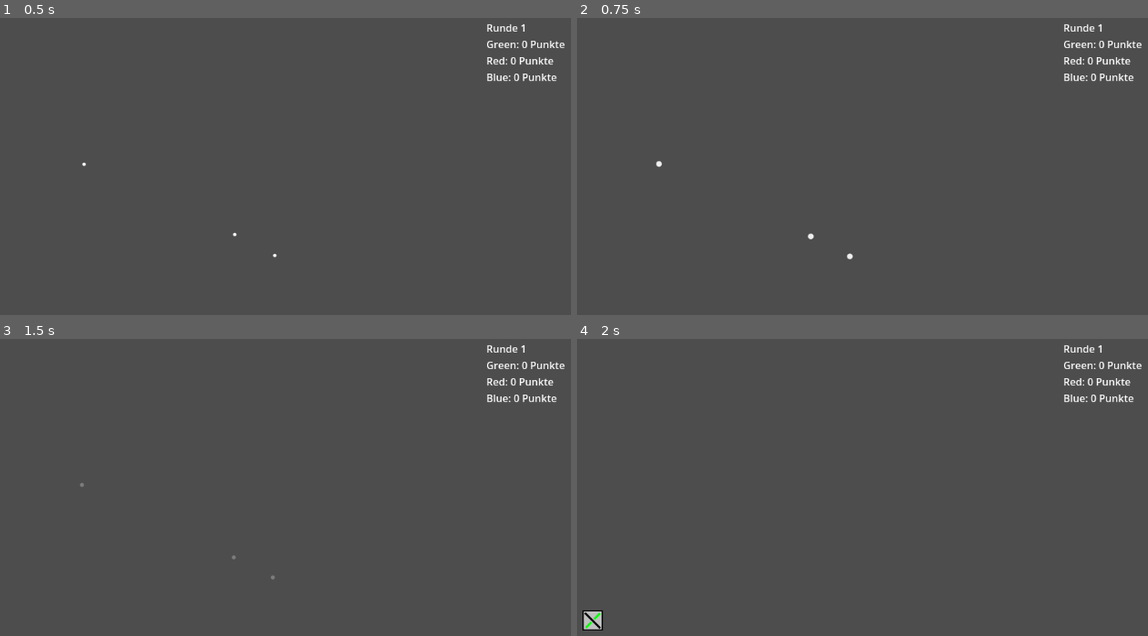
Above: before the commit, frames 1-4 (two rows, left to right).
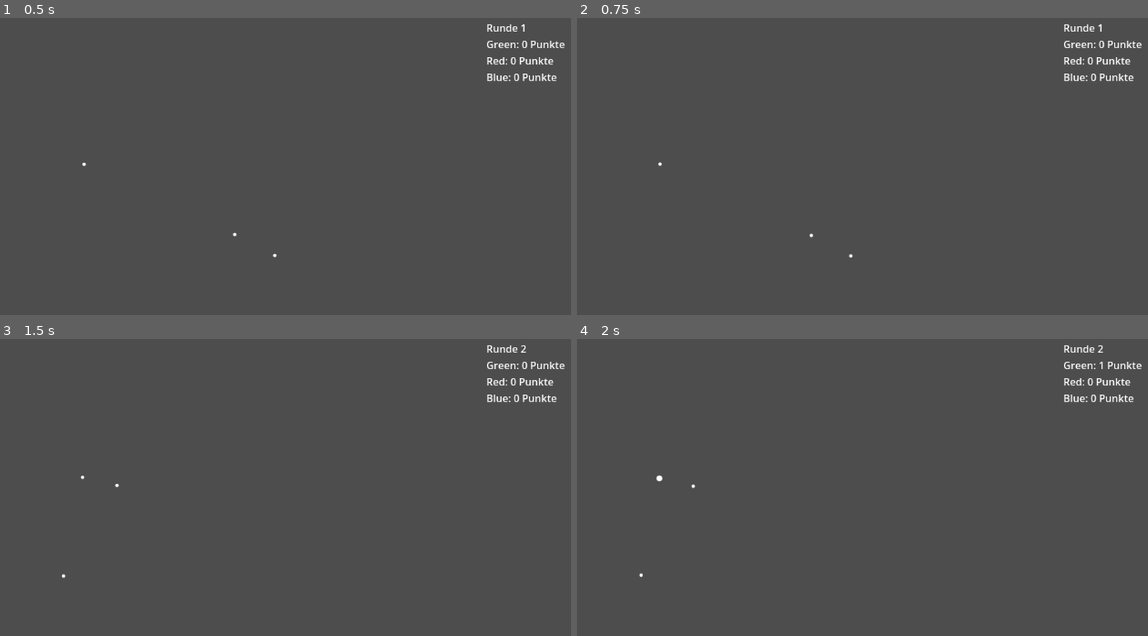
Above: after the commit, the same moments.

Repository: Georg2002/Achtung-die-Kurve
Game: Godot game, scene res://MainScene.tscn
Same seed, same stepped clock (60 frames per second), same inputs: the game is played once before the commit and once after it.
Inputs:
- Up to frame 1 (0.5 s): no input
- Up to frame 2 (0.75 s): tap Enter at 0.5 s; hold D from 0.53 s (still down); tap Space (start) at 0.6 s
- Up to frame 3 (1.5 s): tap Space (start) at 1.25, 1.35 s; release D at 1.28 s; hold S from 1.28 s (still down)
- Up to frame 4 (2 s): keep holding S

Frame 1 is identical in both runs. In frame 2, less than 0.1% of the frame differs, in the area x 13-49%, y 48-82%; in frame 3, less than 0.1%; in frame 4, 0.3%, in the area x 0-93%, y 2-99%.

Commit message:
more items

Diff:
--- a/CanvasTest.gd
+++ b/CanvasTest.gd
@@ -84,7 +84,7 @@
 	if stateVar == States.RUNNING:
 		itemTimer -= delta
 		if itemTimer < 0:
-			itemTimer = 10
+			itemTimer = 3#10
 			var newItem = Item.getRandomItem()
 			newItem.position = Vector2(randf_range(Item.size.x, viewportSize.x - Item.size.x),
 			 randf_range(Item.size.y, viewportSize.y - Item.size.y))
@@ -99,7 +99,7 @@
 			startPressed = false
 		var playersAlive = players.size()
 		for player in players:
-			var steps = ceil(delta * player.velocity / 3.0)#check every 3 pixels
+			var steps = ceil(delta * player.velocity)#check every pixels
 			player.playerLastRotation = player.playerRotation
 			player.playerLastPosition = player.playerPosition
 			for i in range(steps):
@@ -130,8 +130,9 @@
 			if player.dead:
 				playersAlive -= 1
 				player.deadTimer -= delta
-			#if playersAlive == 1:
-				#stateVar = States.END
+				player.items.clear
+			if playersAlive == 1:
+				stateVar = States.END
 
 	if stateVar == States.PAUSED and startPressed:
 		stateVar = States.RUNNING
@@ -168,9 +169,14 @@
 		draw_rect(get_viewport_rect(), Color.BLACK, true)
 		stateVar = States.START
 		items.clear()
+		appliedItems.clear()
 		return
 
 	for player in players:
+		for item in player.items:
+			if item.transientType and typeof(item) == typeof(ItemClear):
+				player.items.remove_at(player.items.find(item))
+				draw_rect(get_viewport_rect(), Color.BLACK, true)
 		if player.gapLengthTimer > 0:
 			return
 		if player.playerLastRotation == player.playerRotation:
--- /dev/null
+++ b/ItemClear.gd
@@ -0,0 +1,17 @@
+extends Item
+
+class_name ItemClear
+
+func _init():
+	self.texture = ImageTexture.create_from_image(Image.load_from_file("ItemClear.png"))
+	self.effectType = EffectTypes.UNIVERSAL
+	self.transientType = true
+	pass
+
+var redundant = false
+
+func apply(_player : Wurm) -> void:
+	self.timer = 10
+
+func unapply(_player : Wurm) -> void:
+	pass
--- /dev/null
+++ b/ItemFastPositive.gd
@@ -0,0 +1,19 @@
+extends Item
+
+class_name ItemFastPositive
+
+func _init():
+	self.texture = ImageTexture.create_from_image(Image.load_from_file("ItemFastPositive.png"))
+	self.effectType = EffectTypes.POSITIVE
+	pass
+
+func apply(player : Wurm) -> void:
+	player.velocity *= 1.5
+	player.omega *= 1.5
+	self.timer = 10
+	pass
+
+func unapply(player : Wurm) -> void:
+	player.velocity /= 1.5
+	player.omega /= 1.5
+	pass
--- a/Items.gd
+++ b/Items.gd
@@ -9,6 +9,7 @@
 var position : Vector2
 var effectType : EffectTypes
 static var size : Vector2 = Vector2(32, 32)
+var transientType : bool = false
 
 func apply(_player : Wurm) -> void:
 	pass
@@ -16,12 +17,19 @@
 func unapply(_player : Wurm) -> void:
 	pass
 
+var timerMax : float = 1
+
 func doTimestep(delta : float) -> void:
+	timerMax = max(timerMax, timer)
 	timer -= delta
+
+func getRemainingRatio() -> float:
+	return timer / timerMax
 
 func isFinished() -> bool:
 	return timer < 0
 
-static var ItemTypes = [ItemNoBorder]#, ItemThinPositive, ItemThinNegative, ItemFatPositive, ItemFatNegative]
+static var ItemTypes = [ItemClear, ItemNoBorder, ItemThinPositive, ItemThinNegative
+, ItemFatPositive, ItemFatNegative, ItemFastPositive]
 static func getRandomItem() -> Item:
 	return ItemTypes[randi_range(0, ItemTypes.size() - 1)].new()
--- a/UpperDrawLayer.gd
+++ b/UpperDrawLayer.gd
@@ -18,7 +18,29 @@
 		if player.deadTimer < 0:#fade out dead player heads
 			if -player.deadTimer < 1:#less than a second passed
 				var color = Color(Color.WHITE, 1+player.deadTimer)
-				var scale = (2 + player.deadTimer)
-				draw_circle(player.playerPosition, player.playerWidth / 2 * scale, color, true, -1, true)
+				var k = (2 + player.deadTimer)
+				draw_circle(player.playerPosition, player.playerWidth / 2 * k, color, true, -1, true)
 		else:
 			draw_circle(player.playerPosition, player.playerWidth / 2 , Color.WHITE, true, -1, true)
+			var radiusOffset = 5
+			for item in player.items:
+				if item.transientType:
+					continue#no need to signal this
+				var startAngle : float = -PI / 2
+				var endAngle : float = -PI / 2
+				var angle = item.getRemainingRatio() * 2 * PI
+				var color : Color
+				if item.effectType == Item.EffectTypes.NEGATIVE:
+					startAngle += angle
+					endAngle += 0
+					color = Color.LIGHT_CORAL
+				else:
+					startAngle += 0
+					endAngle += angle
+					if item.effectType == Item.EffectTypes.POSITIVE:
+						color = Color.LIGHT_GREEN
+					else:
+						color = Color.LIGHT_BLUE
+				draw_arc(player.playerPosition, player.playerWidth + radiusOffset
+				, startAngle, endAngle, 20, Color(color, 0.7), 3, true )
+				radiusOffset += 7
Not shown, added: ItemClear.gd.uid
Binary file added: ItemClear.png
Not shown, added: ItemClear.png.import
Not shown, added: ItemFastPositive.gd.uid
Binary file added: ItemFastPositive.png
Not shown, added: ItemFastPositive.png.import
Binary file changed: ItemNoBorder.png
